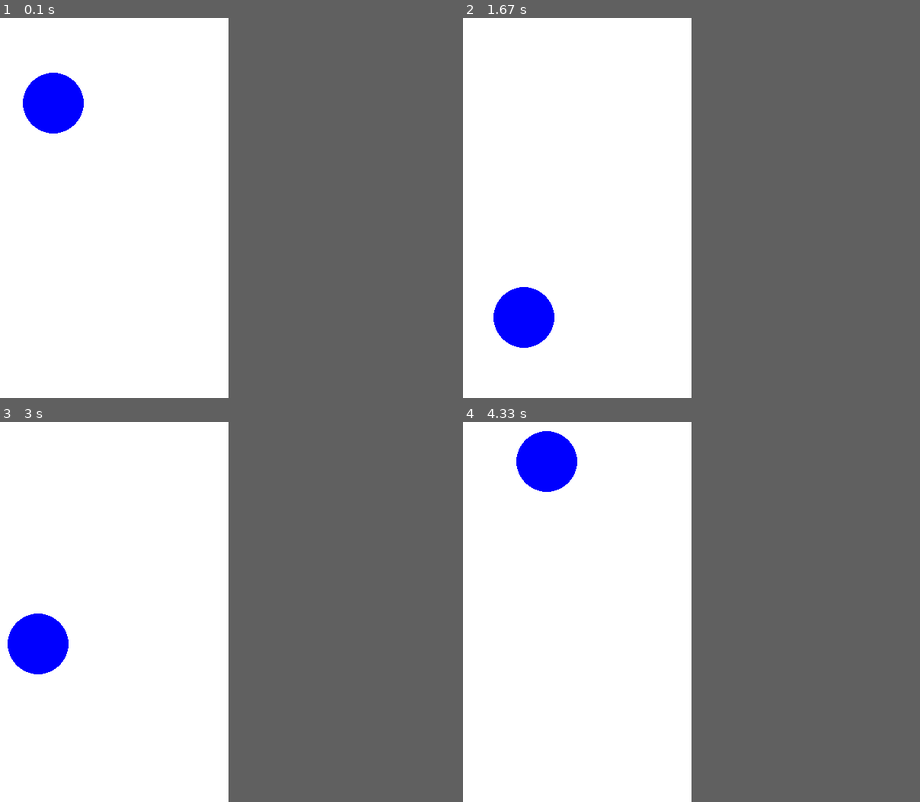
Above: before the commit, frames 1-4 (two rows, left to right).
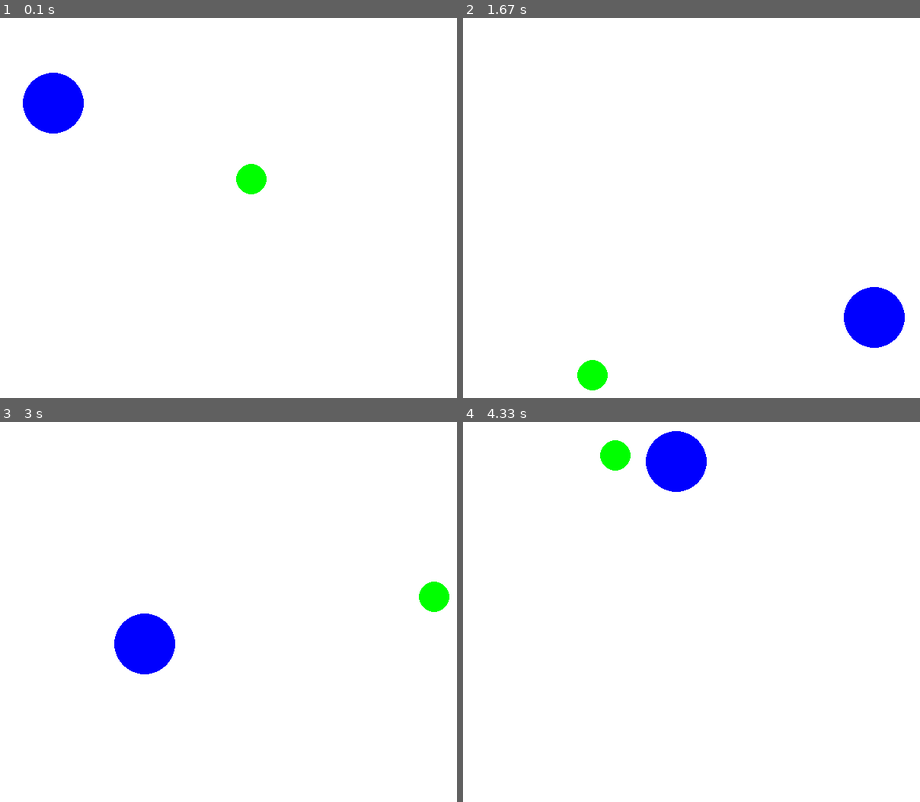
Above: after the commit, the same moments.

Repository: rasmusgraver/IT2_Pensum
Game: pygame game, started from Kap 4 - PyGame/1 PyGame BallSprett.py
Same seed, same stepped clock (60 frames per second), same inputs: the game is played once before the commit and once after it.
Inputs:
- Up to frame 1 (0.1 s): no input
- Up to frame 2 (1.67 s): no input
- Up to frame 3 (3 s): no input
- Up to frame 4 (4.33 s): no input
The window is 300x500 before the commit and 600x500 after it. Grey fills any space a smaller window leaves; there, only what the larger window draws over its background counts as a difference.

The runs differ from the first frame. In frame 1, 0.4% of the frame differs, in the area x 51-59%, y 38-47%; in frame 2, 3.7%, in the area x 6-97%, y 70-98%; in frame 3, 3.7%; in frame 4, 3.7%.

Commit message:
Laget tegn() og la inn ball2

Diff:
--- a/Kap 4 - PyGame/1 PyGame BallSprett.py
+++ b/Kap 4 - PyGame/1 PyGame BallSprett.py
@@ -7,7 +7,7 @@
 BLUE = (0,0,255)
 
 # Definerer størrelsen på pygame-vinduet:
-WIDTH = 300
+WIDTH = 600
 HEIGHT = 500
 SIZE = (WIDTH, HEIGHT)
 
@@ -33,6 +33,9 @@
         self.dx = dx
         self.dy = dy
 
+    def tegn(self, screen):
+        pg.draw.circle(screen, self.farge, (self.x, self.y), self.radius)
+
     def oppdater(self):
         self.x += self.dx
         self.y += self.dy
@@ -45,7 +48,7 @@
 
 
 ball1 = Ball(farge=BLUE, radius=40, x=50, y=100, dx=5, dy=3)
-
+ball2 = Ball(farge=GREEN, radius=20, x=350, y=200, dx=-5, dy=3)
 
 
 running = True
@@ -61,10 +64,11 @@
     screen.fill(WHITE)
 
     # Tegn ballen:
-    # TODO: Lag en funksjon for dette: ball1.tegn(screen)
-    pg.draw.circle(screen, ball1.farge, (ball1.x, ball1.y), ball1.radius)
+    ball1.tegn(screen)
+    ball2.tegn(screen)
     # Flytt ballen:
     ball1.oppdater()
+    ball2.oppdater()
 
     # Oppdater skjermen for å vise endringene:
     pg.display.update()
